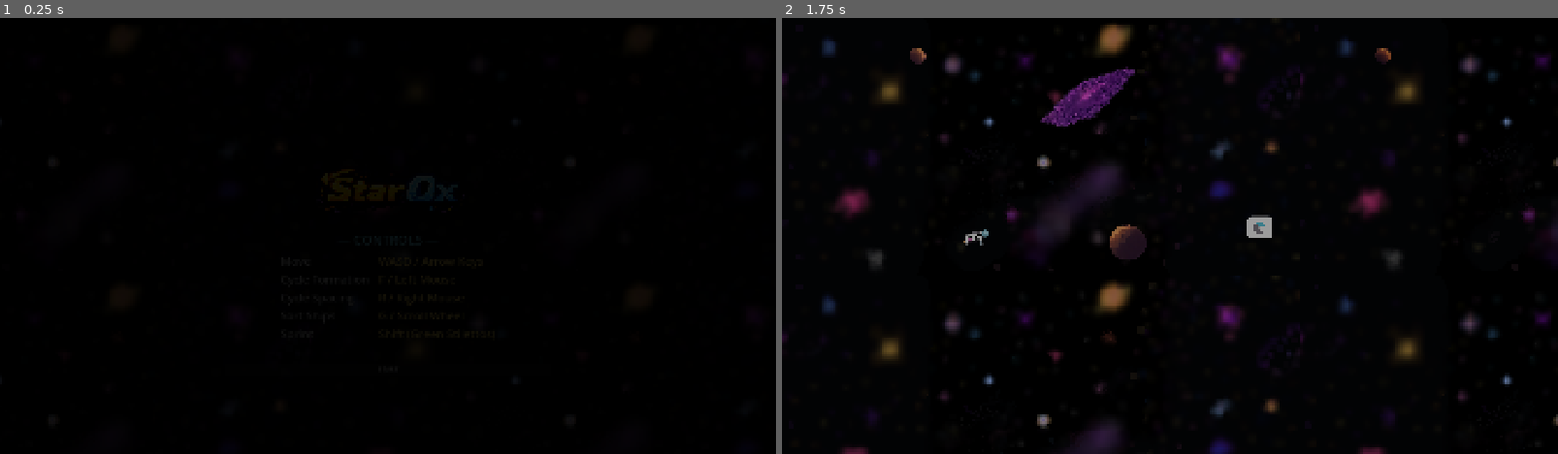
Above: before the commit, frames 1-2 (left to right).
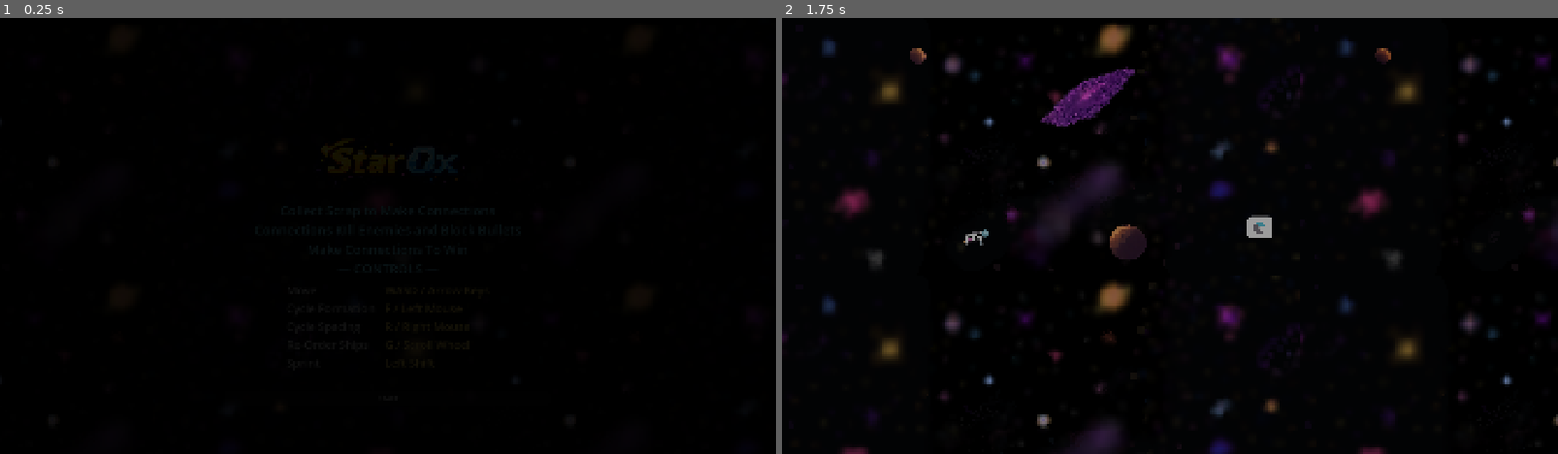
Above: after the commit, the same moments.

Repository: tfmertz/gamedevtv-jam-2026
Game: Godot game, scene res://scene/main.tscn
Two runs of this game, one before a commit and one after it. Both use one fixed random seed, a clock stepped at 60 frames per second and the inputs below. Sound files missing from this copy of the repository are replaced by a short silence.
Inputs:
- Up to frame 1 (0.25 s): no input
- Up to frame 2 (1.75 s): click "START" at 0.5 s; tap Enter at 1.25 s; hold D (move_right) from 1.28 s (still down); tap F (cycle_formation) at 1.35 s

The runs differ from the first frame. In frame 1, less than 0.1% of the frame differs, in the area x 29-71%, y 15-89%; in frame 2, nothing differs.

Commit message:
instruction changes

Diff:
--- a/scene/ui/game_over.tscn
+++ b/scene/ui/game_over.tscn
@@ -87,7 +87,10 @@
 
 [node name="ControlsHeader" type="Label" parent="CanvasLayer/Control/VBoxContainer/ControlsMargin/ControlsBox" unique_id=1704687517]
 layout_mode = 2
-text = "— CONTROLS —"
+text = "Collect Scrap to Make Connections
+Connections KIll Enemies and Block Bullets
+Make Connections To Win
+— CONTROLS —"
 label_settings = SubResource("LabelSettings_controls_header")
 horizontal_alignment = 1
 
@@ -130,7 +133,7 @@
 
 [node name="ActionSort" type="Label" parent="CanvasLayer/Control/VBoxContainer/ControlsMargin/ControlsBox/ControlsGrid" unique_id=1000771412]
 layout_mode = 2
-text = "Sort Ships"
+text = "Re-Order Ships"
 label_settings = SubResource("LabelSettings_controls_body")
 
 [node name="KeySort" type="Label" parent="CanvasLayer/Control/VBoxContainer/ControlsMargin/ControlsBox/ControlsGrid" unique_id=1272974297]
@@ -145,7 +148,7 @@
 
 [node name="KeySort2" type="Label" parent="CanvasLayer/Control/VBoxContainer/ControlsMargin/ControlsBox/ControlsGrid" unique_id=1363792448]
 layout_mode = 2
-text = "Shift (Green Stilettos)"
+text = "Left Shift"
 label_settings = SubResource("LabelSettings_yp7xi")
 
 [node name="ButtonMargin" type="MarginContainer" parent="CanvasLayer/Control/VBoxContainer" unique_id=961276245]
--- a/scene/ui/title.tscn
+++ b/scene/ui/title.tscn
@@ -72,7 +72,10 @@
 
 [node name="ControlsHeader" type="Label" parent="CanvasLayer/Control/VBoxContainer/ControlsMargin/ControlsBox" unique_id=1607879169]
 layout_mode = 2
-text = "— CONTROLS —"
+text = "Collect Scrap to Make Connections
+Connections KIll Enemies and Block Bullets
+Make Connections To Win
+— CONTROLS —"
 label_settings = SubResource("LabelSettings_controls_header")
 horizontal_alignment = 1
 
@@ -115,7 +118,7 @@
 
 [node name="ActionSort" type="Label" parent="CanvasLayer/Control/VBoxContainer/ControlsMargin/ControlsBox/ControlsGrid" unique_id=1598324394]
 layout_mode = 2
-text = "Sort Ships"
+text = "Re-Order Ships"
 label_settings = SubResource("LabelSettings_controls_body")
 
 [node name="KeySort" type="Label" parent="CanvasLayer/Control/VBoxContainer/ControlsMargin/ControlsBox/ControlsGrid" unique_id=746968169]
@@ -130,7 +133,7 @@
 
 [node name="KeySort2" type="Label" parent="CanvasLayer/Control/VBoxContainer/ControlsMargin/ControlsBox/ControlsGrid" unique_id=1866379787]
 layout_mode = 2
-text = "Shift (Green Stilettos)"
+text = "Left Shift "
 label_settings = SubResource("LabelSettings_controls_key")
 
 [node name="ButtonMargin" type="MarginContainer" parent="CanvasLayer/Control/VBoxContainer" unique_id=481684679]
